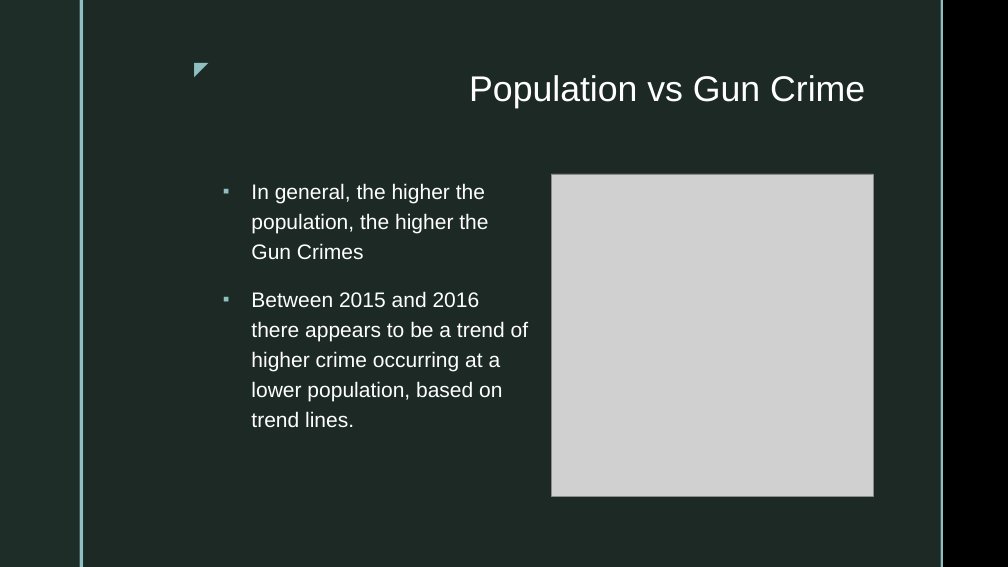
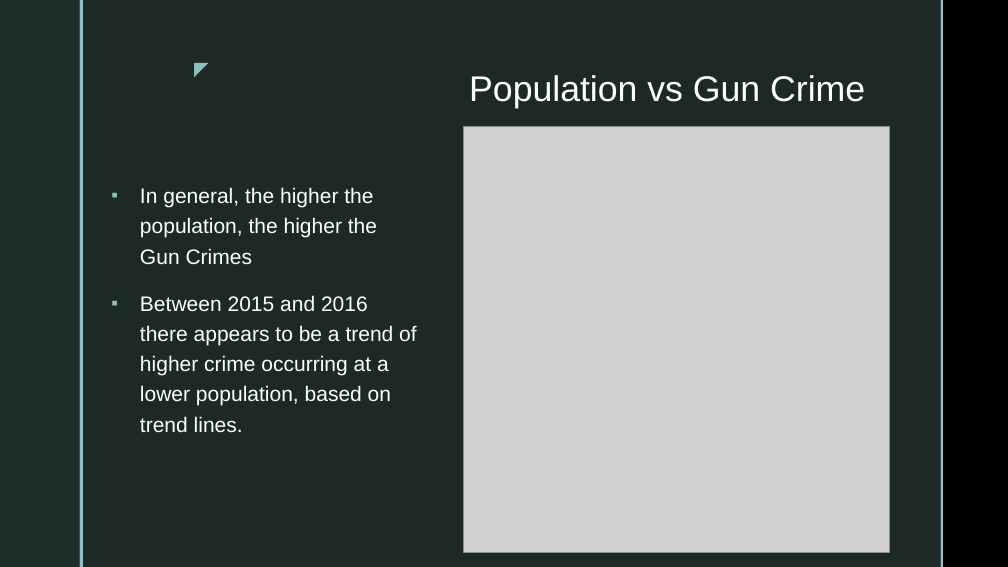
Before and after one commit to Vallito/Project_1, a slide deck: slide 12 of Affects of Gun Laws on Gun Crime.pptm (slide 11 before the commit). Drawn at 1008x567 pixels with LibreOffice and Linux fonts; fonts in the diff are those of the drawing; grey boxes stand for pictures; background and template pictures are left out. Boxes give left, top, right and bottom in pixels: in the first picture for what was removed or moved away, otherwise in the second. Text is boxed around its words. In the diff, an @@ line names an element or a change of style, - is before the commit and + after.

```diff
--- a/Affects of Gun Laws on Gun Crime.pptm
+++ b/Affects of Gun Laws on Gun Crime.pptm
@@ picture: place and size @@
-picture at [551, 174, 873, 496]
+picture at [464, 126, 890, 553]
@@ text "In general, the higher the ...": place and size @@
-text "In general, the higher the ..." at [251, 183, 529, 427]
+text "In general, the higher the ..." at [140, 187, 417, 432]
```
Also in this commit, not shown: 3 other slides changed, 6 slides added, 2 slides removed.
